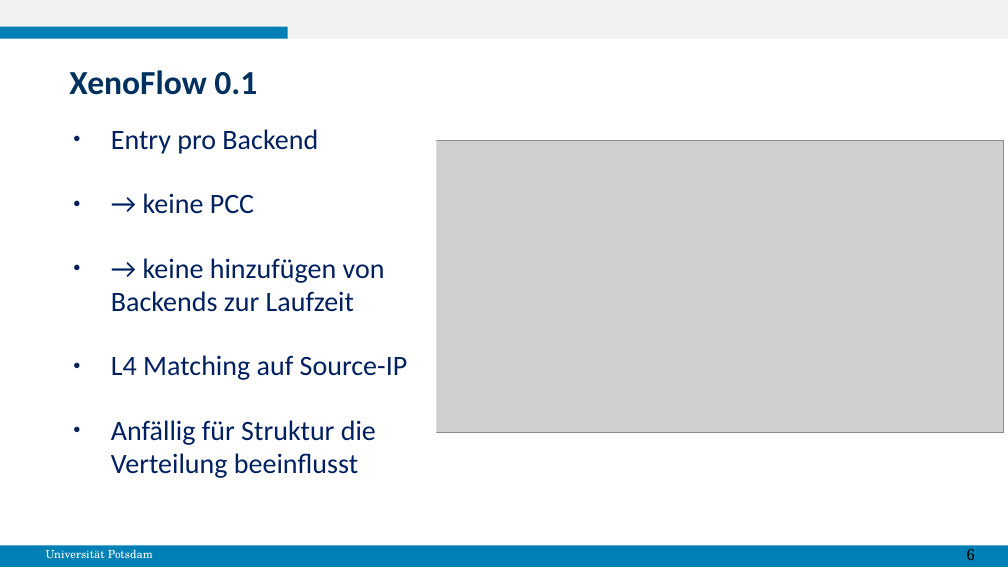
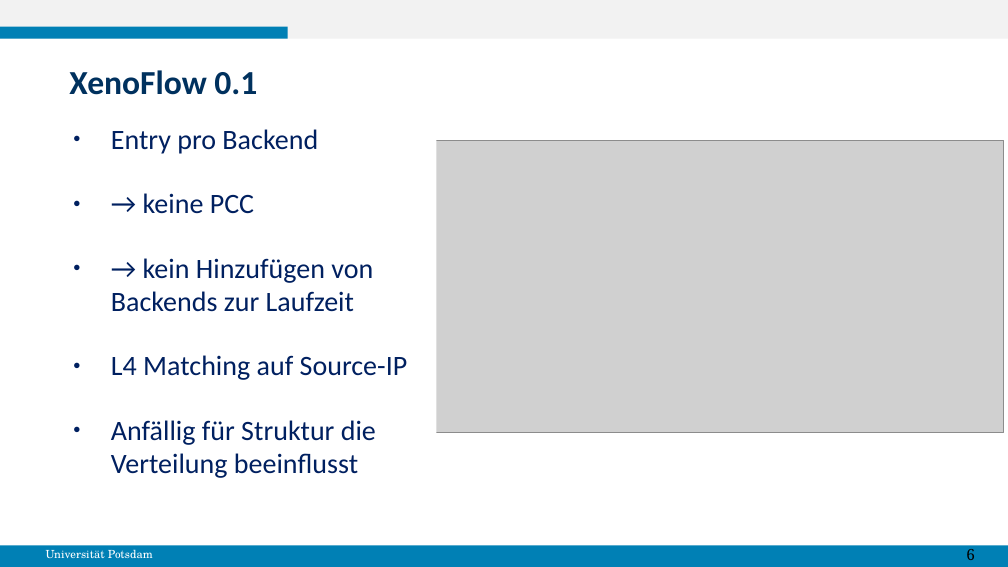
Before and after one commit to gespel/XenoFlow, a slide deck: slide 7 of docs/MasterPraktikumBericht.odp. Drawn at 1008x567 pixels with LibreOffice and Linux fonts; fonts in the diff are those of the drawing; grey boxes stand for pictures. Boxes give left, top, right and bottom in pixels: in the first picture for what was removed or moved away, otherwise in the second. Text is boxed around its words. In the diff, an @@ line names an element or a change of style, - is before the commit and + after.

```diff
--- a/docs/MasterPraktikumBericht.odp
+++ b/docs/MasterPraktikumBericht.odp
@@ text at box(111, 258, 373, 312): text changed @@
-● → keine hinzufügen von Backends zur Laufzeit
+● → kein Hinzufügen von Backends zur Laufzeit
```
Also in this commit, not shown: 6 other slides changed.
